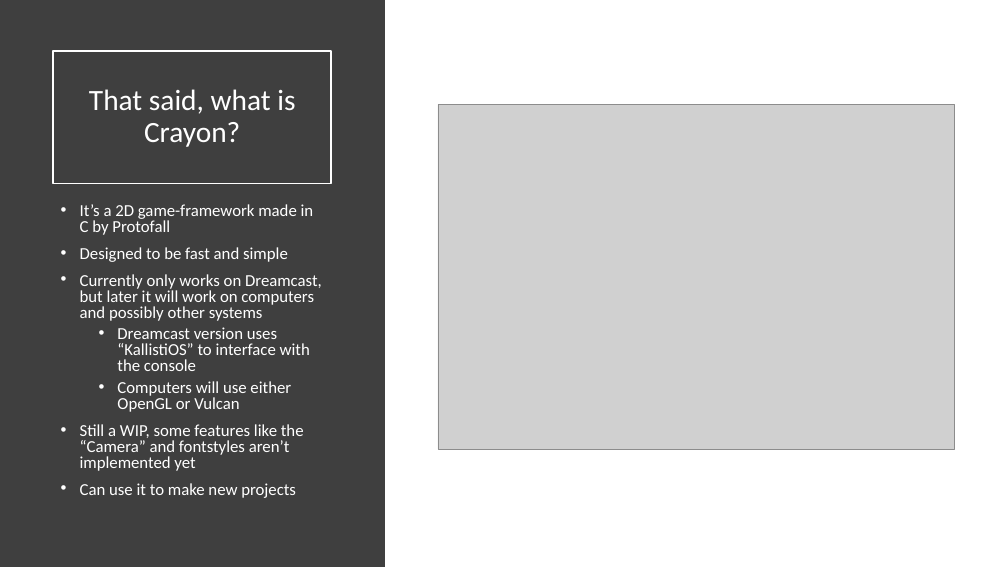
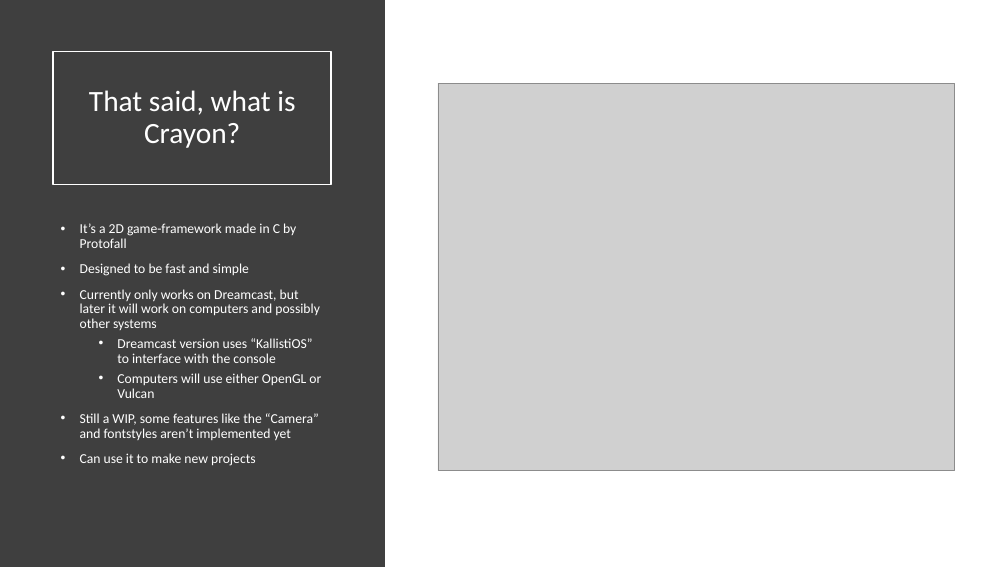
Before and after one commit to Protofall/Crayon-Game-Framework, a slide deck: slide 5 of Documentation/About-DC-and-Crayon.pptx. Drawn at 1008x567 pixels with LibreOffice and Linux fonts; fonts in the diff are those of the drawing; grey boxes stand for pictures. Boxes give left, top, right and bottom in pixels: in the first picture for what was removed or moved away, otherwise in the second. Text is boxed around its words. In the diff, an @@ line names an element or a change of style, - is before the commit and + after.

```diff
--- a/Documentation/About-DC-and-Crayon.pptx
+++ b/Documentation/About-DC-and-Crayon.pptx
@@ picture: place and size @@
-picture at [438, 104, 955, 449]
+picture at [438, 83, 955, 471]
@@ text "It’s a 2D game-framework made ...": place and size @@
-text "It’s a 2D game-framework made ..." at [80, 204, 322, 498]
+text "It’s a 2D game-framework made ..." at [80, 223, 321, 466]
@@ text "It’s a 2D game-framework made ..." at [80, 223, 321, 466]: size 16 to 13 pt; line spacing 0.8 to 0.9 @@
```
Also in this commit, not shown: 3 other files.
